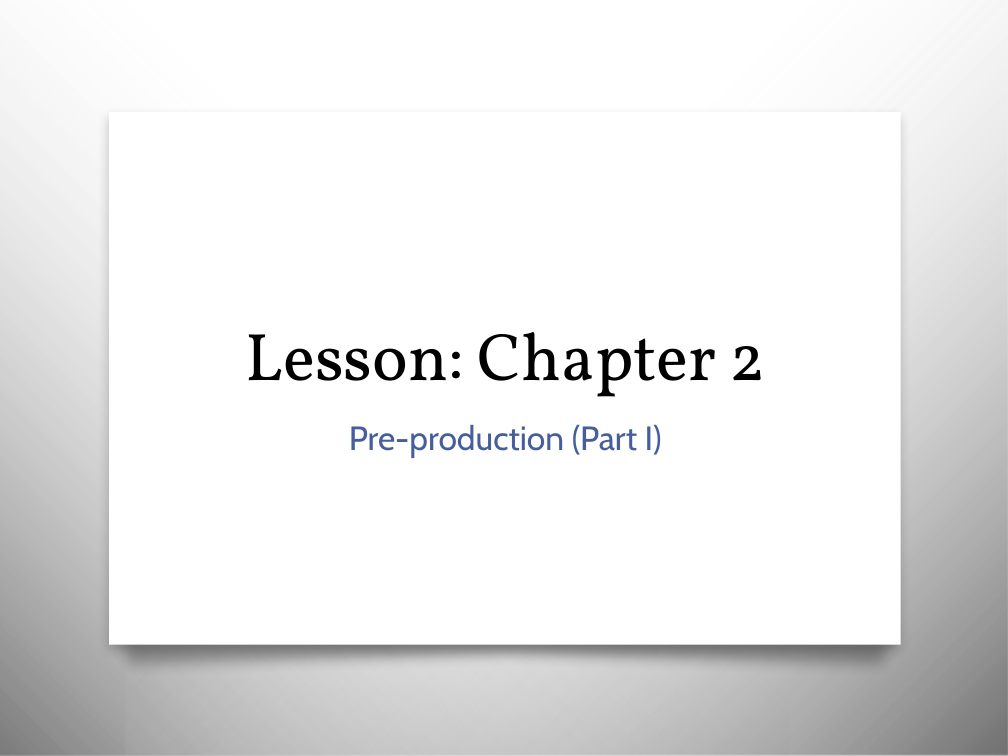
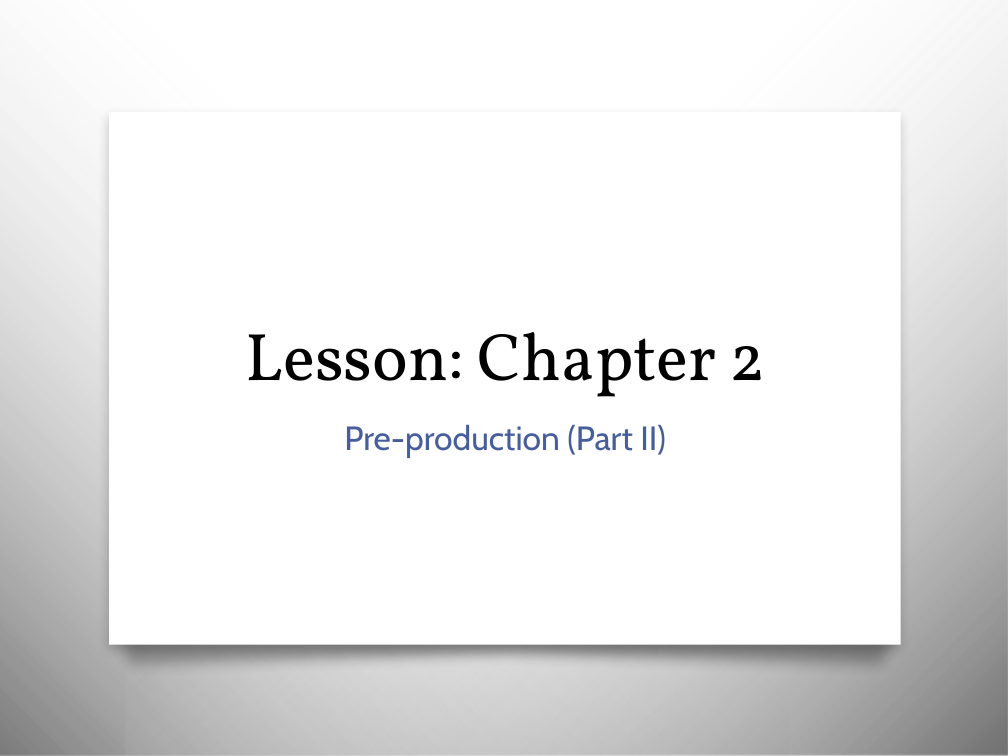
Before and after one commit to awayken/USF-ART329, a slide deck: slide 13 of slides/classthree/slides.pptx (slide 33 before the commit). Drawn at 1008x756 pixels with LibreOffice and Linux fonts; fonts in the diff are those of the drawing; background and template pictures are left out. Boxes give left, top, right and bottom in pixels: in the first picture for what was removed or moved away, otherwise in the second. Text is boxed around its words. In the diff, an @@ line names an element or a change of style, - is before the commit and + after.

```diff
--- a/slides/classthree/slides.pptx
+++ b/slides/classthree/slides.pptx
@@ subtitle at [344, 425, 666, 458]: text changed @@
-Pre-production (Part I)
+Pre-production (Part II)
```
Also in this commit, not shown: 5 other slides changed, 1 slide added, 25 slides removed.
